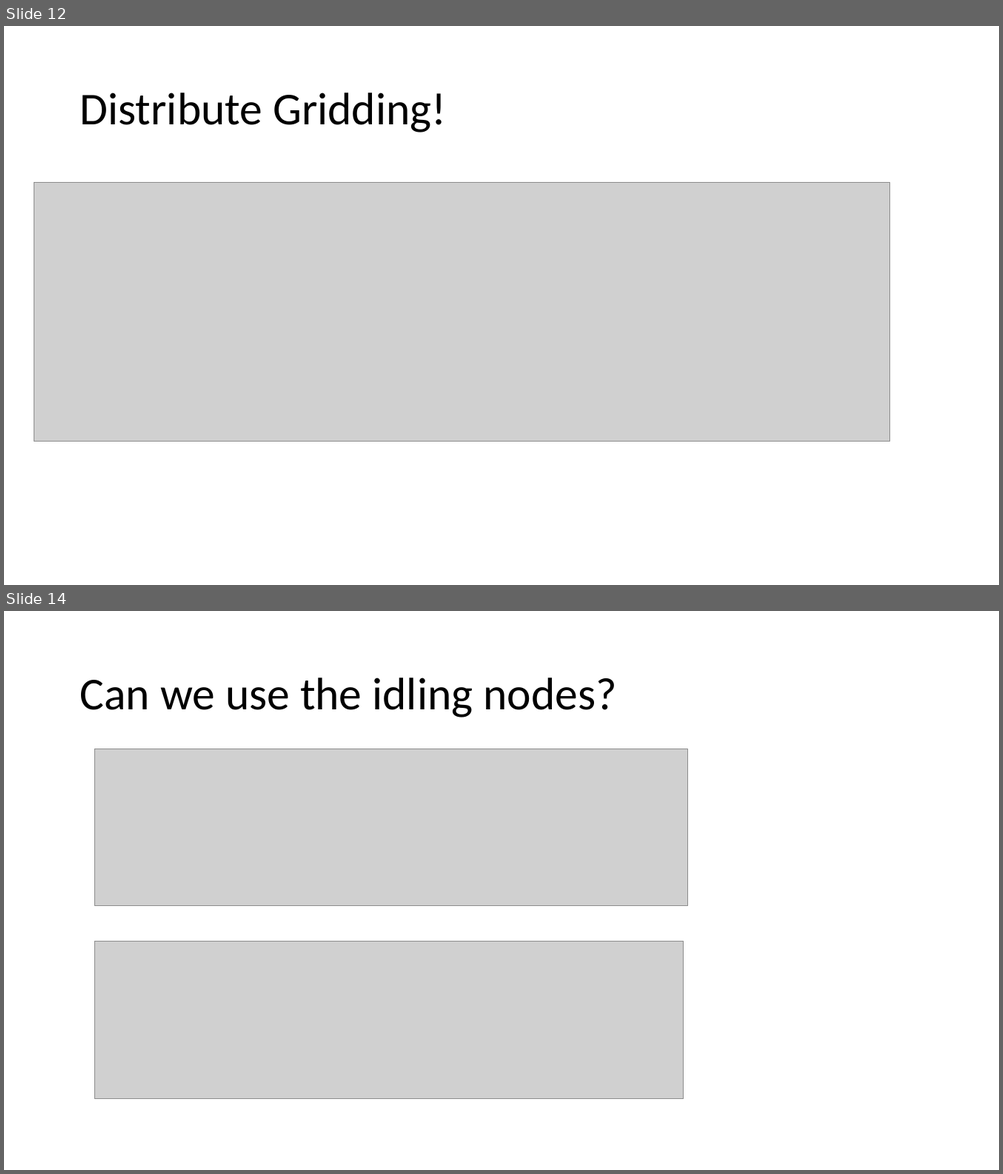
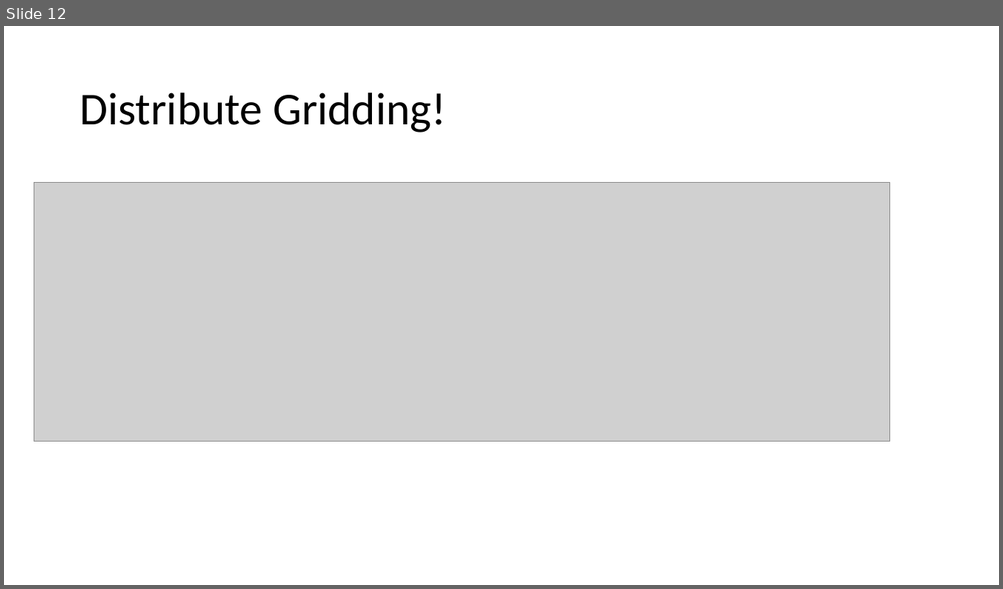
Before and after one commit to lord-blueberry/p9-doc, a slide deck: SKA-Days/Towards Distributed Image Reconstruction.pptx. Shown one above the other, each under a label of ours: slides 12 and 14 before the commit, slide 12 after it; the slides between them are not shown. The pictures are 1003x1174 and 1003x589 pixels, drawn with LibreOffice and Linux fonts; fonts in the diff are those of the drawing; grey boxes stand for pictures. Boxes give left, top, right and bottom in pixels: in the first picture for what was removed or moved away, otherwise in the second. Text is boxed around its words. In the diff, an @@ line names an element or a change of style, - is before the commit and + after.

```diff
--- a/SKA-Days/Towards Distributed Image Reconstruction.pptx
+++ b/SKA-Days/Towards Distributed Image Reconstruction.pptx
@@ slide 14 removed at <box>4,611,999,1170</box>, background #FFFFFF @@
@@ title removed at <box>79,678,616,718</box> @@
-Can we use the idling nodes?
@@ picture removed at <box>94,749,688,906</box> @@
@@ picture removed at <box>94,942,683,1099</box> @@
```
Also in this commit, not shown: 10 slides changed, 2 slides added, 2 other slides removed, 1 other file.
